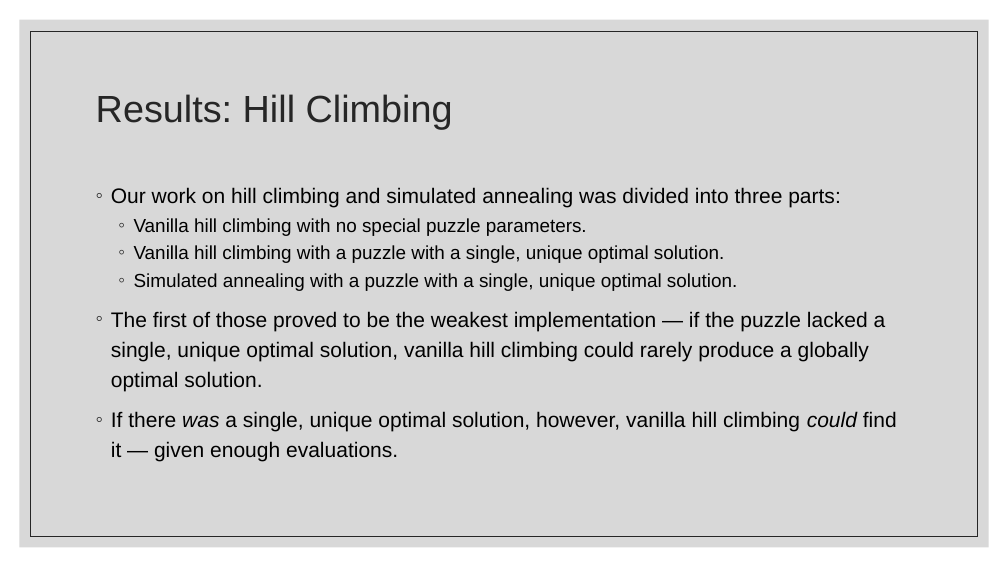
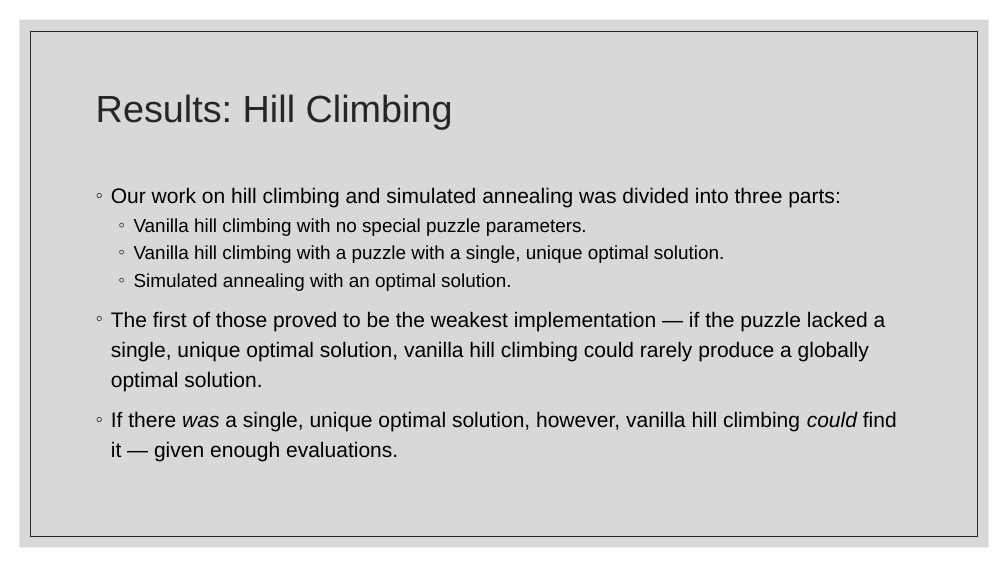
Before and after one commit to JSLBrowning/COMP-6606-Final-Project, a slide deck: slide 6 of Presentation/Final/Final Presentation.pptx. Drawn at 1008x567 pixels with LibreOffice and Linux fonts; fonts in the diff are those of the drawing. Boxes give left, top, right and bottom in pixels: in the first picture for what was removed or moved away, otherwise in the second. Text is boxed around its words. In the diff, an @@ line names an element or a change of style, - is before the commit and + after.

```diff
--- a/Presentation/Final/Final Presentation.pptx
+++ b/Presentation/Final/Final Presentation.pptx
@@ text at <box>134,273,511,291</box>: text changed @@
-  ◦ Simulated annealing with a puzzle with a single, unique optimal solution.
+  ◦ Simulated annealing with an optimal solution.
```
Also in this commit, not shown: 2 other slides changed.
